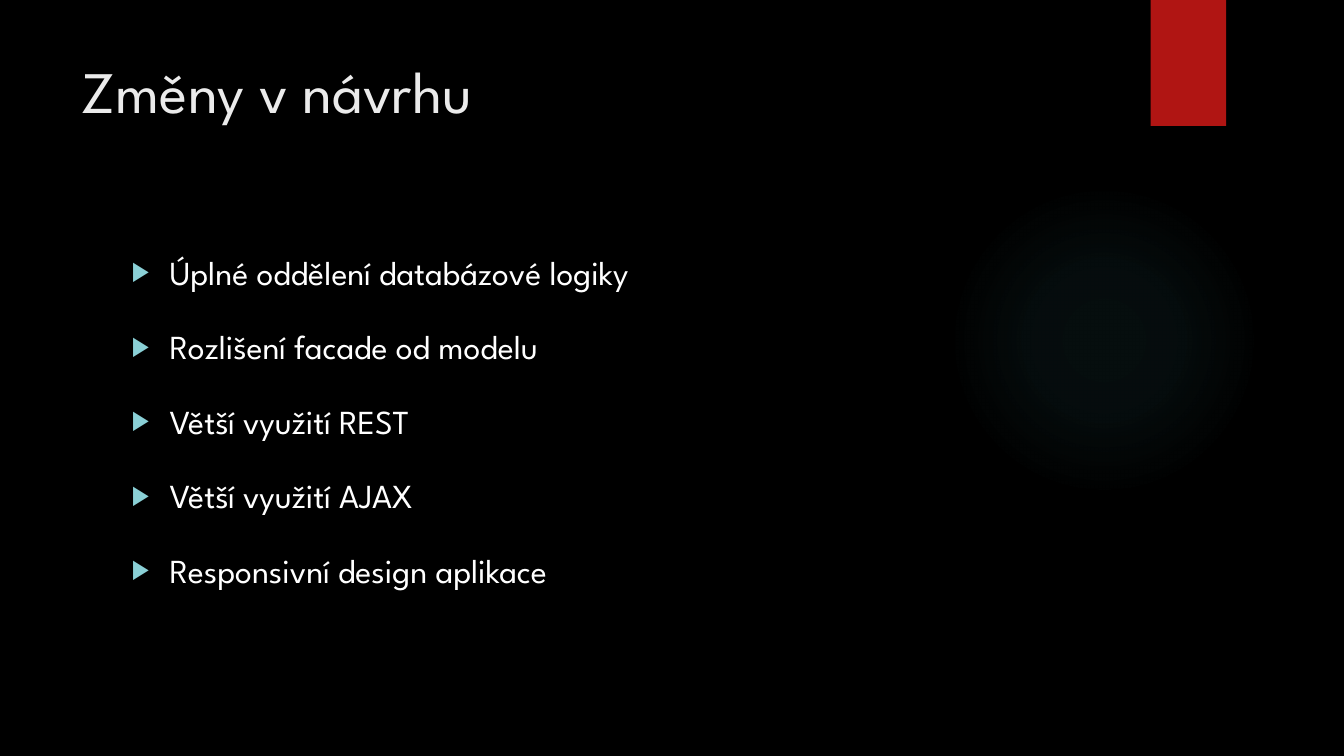
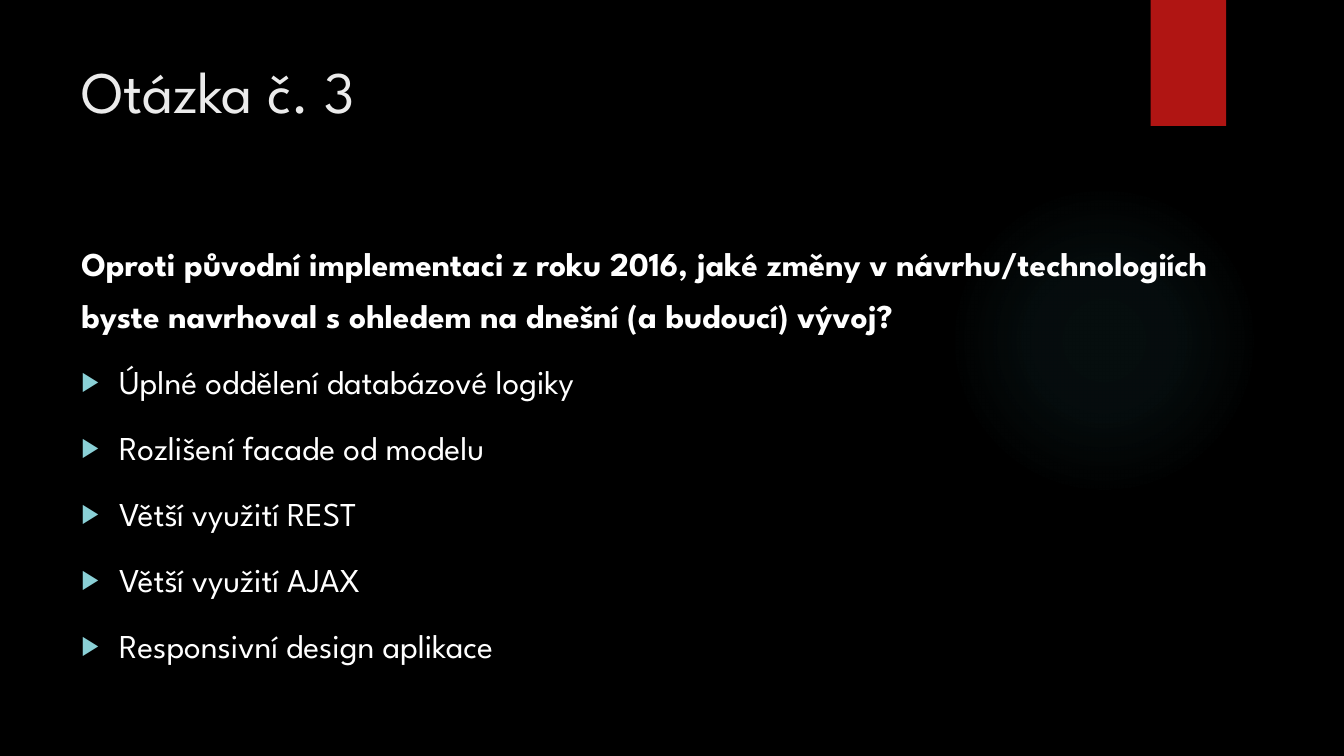
Before and after one commit to MrMilan/Diplomka, a slide deck: slide 30 of prezentace diplomka/DP_Diani.pptx. Drawn at 1344x756 pixels with LibreOffice and Linux fonts; fonts in the diff are those of the drawing; background and template pictures are left out. Boxes give left, top, right and bottom in pixels: in the first picture for what was removed or moved away, otherwise in the second. Text is boxed around its words. In the diff, an @@ line names an element or a change of style, - is before the commit and + after.

```diff
--- a/prezentace diplomka/DP_Diani.pptx
+++ b/prezentace diplomka/DP_Diani.pptx
@@ title at [81, 72, 354, 114]: text changed @@
-Změny v návrhu
+Otázka č. 3
@@ text "Oproti původní implementaci z roku ...": place and size @@
-text "Oproti původní implementaci z roku ..." at [170, 256, 629, 591]
+text "Oproti původní implementaci z roku ..." at [81, 253, 1207, 666]
@@ text at [81, 253, 1207, 336]: paragraph added @@
+Oproti původní implementaci z roku 2016, jaké změny v návrhu/technologiích byste navrhoval s ohledem na dnešní (a budoucí) vývoj?
@@ text at [119, 366, 574, 666]: size 24 to 23.8 pt in "Úplné oddělení databázové logiky", "Rozlišení facade od modelu", "Větší využití REST", "Větší využití AJAX" and 1 more places; line spacing 1.5 to 1.3 @@
```
Also in this commit, not shown: 3 other slides changed.
